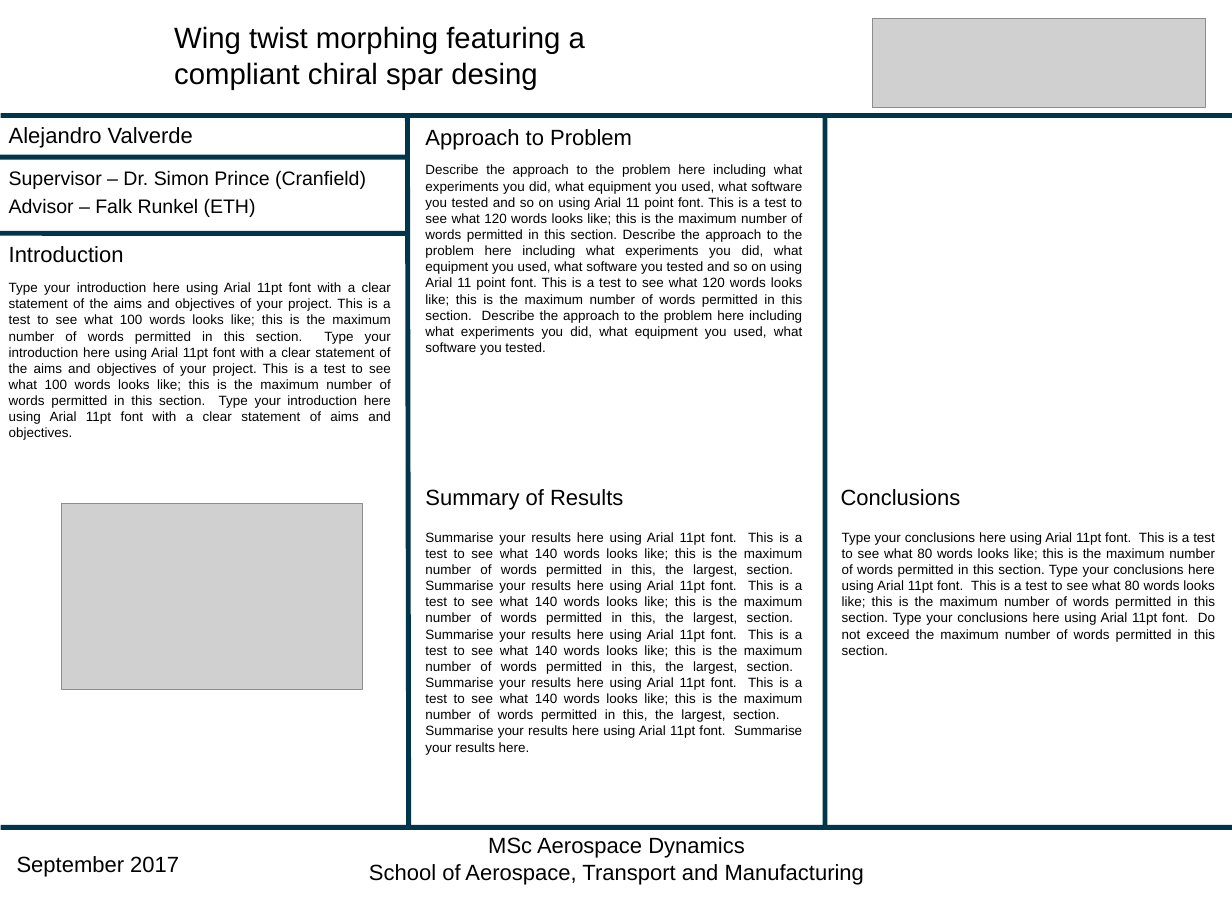
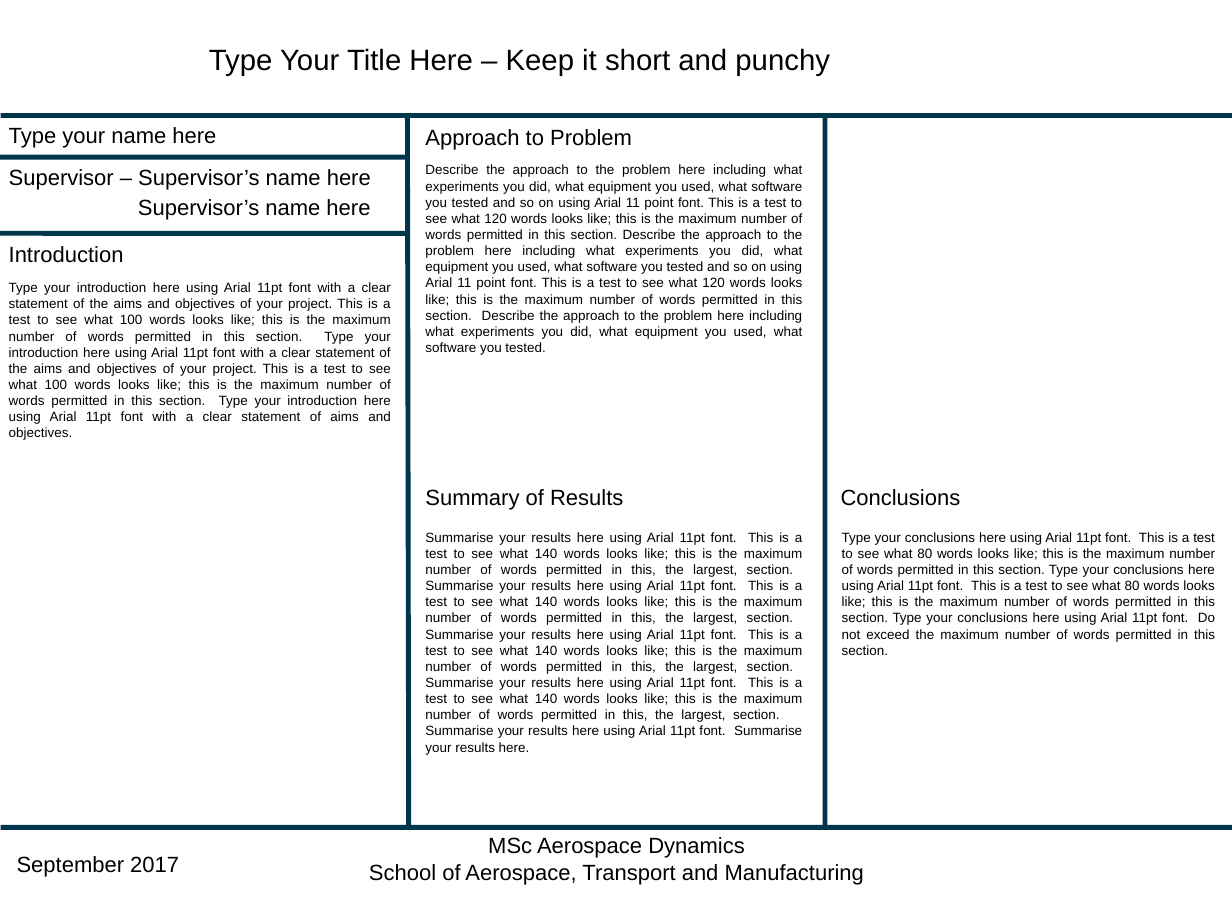
Before and after one commit to AlejandroValverde/presentation, a slide deck: slide 1 of Aerospace Dynamics -postertemplate2017.pptx. Drawn at 1232x924 pixels with LibreOffice and Linux fonts; fonts in the diff are those of the drawing; grey boxes stand for pictures; background and template pictures are left out. Boxes give left, top, right and bottom in pixels: in the first picture for what was removed or moved away, otherwise in the second. Text is boxed around its words. In the diff, an @@ line names an element or a change of style, - is before the commit and + after.

Commit message:
Presentation finished

```diff
--- a/Aerospace Dynamics -postertemplate2017.pptx
+++ b/Aerospace Dynamics -postertemplate2017.pptx
@@ picture removed at (872,18,1205,107) @@
@@ title at (209,48,830,76): text changed @@
-Wing twist morphing featuring a
-compliant chiral spar desing
+Type Your Title Here – Keep it short and punchy
@@ text at (9,127,216,148): text changed @@
-Alejandro Valverde
+Type your name here
@@ text at (9,169,371,220): text changed; size 16 to 18 pt @@
-Supervisor – Dr. Simon Prince (Cranfield)
-Advisor – Falk Runkel (ETH)
+Supervisor – Supervisor’s name here
+Supervisor’s name here
@@ picture removed at (62,503,363,689) @@
```
Also in this commit, not shown: 16 other files.
